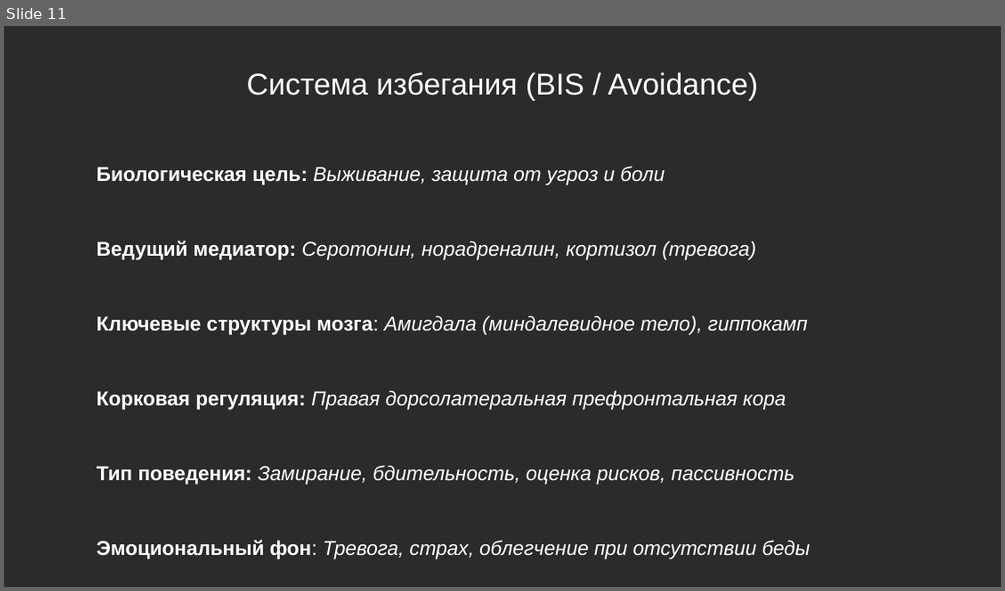
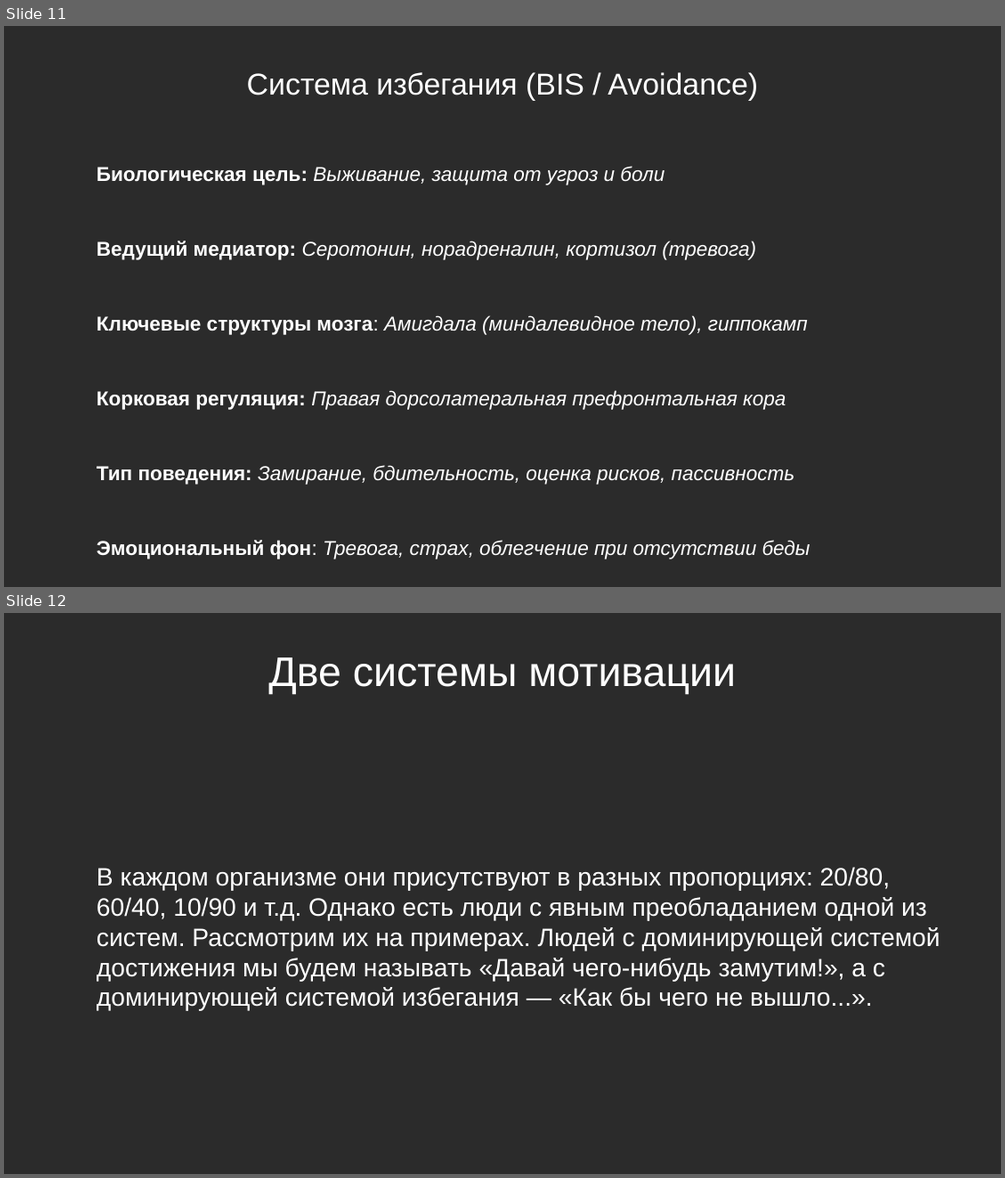
Before and after one commit to Chularev/articles, a slide deck: Psychology/Гомеостаз и мотивация (практика).odp. Shown one above the other, each under a label of ours: slide 11 before the commit, slides 11 and 12 after it. The pictures are 1005x591 and 1005x1178 pixels, drawn with LibreOffice and Linux fonts; fonts in the diff are those of the drawing; background and template pictures are left out; a plain dark background stands for a picture behind light text. Boxes give left, top, right and bottom in pixels: in the first picture for what was removed or moved away, otherwise in the second. Text is boxed around its words. In the diff, an @@ line names an element or a change of style, - is before the commit and + after.

Commit message:
Tmp

```diff
--- a/Psychology/Гомеостаз и мотивация (практика).odp
+++ b/Psychology/Гомеостаз и мотивация (практика).odp
@@ slide 12 added at (4, 613, 1001, 1174), background picture (left out) @@
@@ title added at (268, 657, 736, 694), 33 pt, text #FFFFFF @@
+Две системы мотивации
@@ text added at (97, 867, 939, 1011), 20 pt, text #FFFFFF @@
+В каждом организме они присутствуют в разных пропорциях: 20/80, 60/40, 10/90 и т.д. Однако есть люди с явным преобладанием одной из систем. Рассмотрим их на примерах. Людей с доминирующей системой достижения мы будем называть «Давай чего-нибудь замутим!», а с доминирующей системой избегания — «Как бы чего не вышло...».
```
Also in this commit, not shown: 2 other slides added, 1 slide removed.
